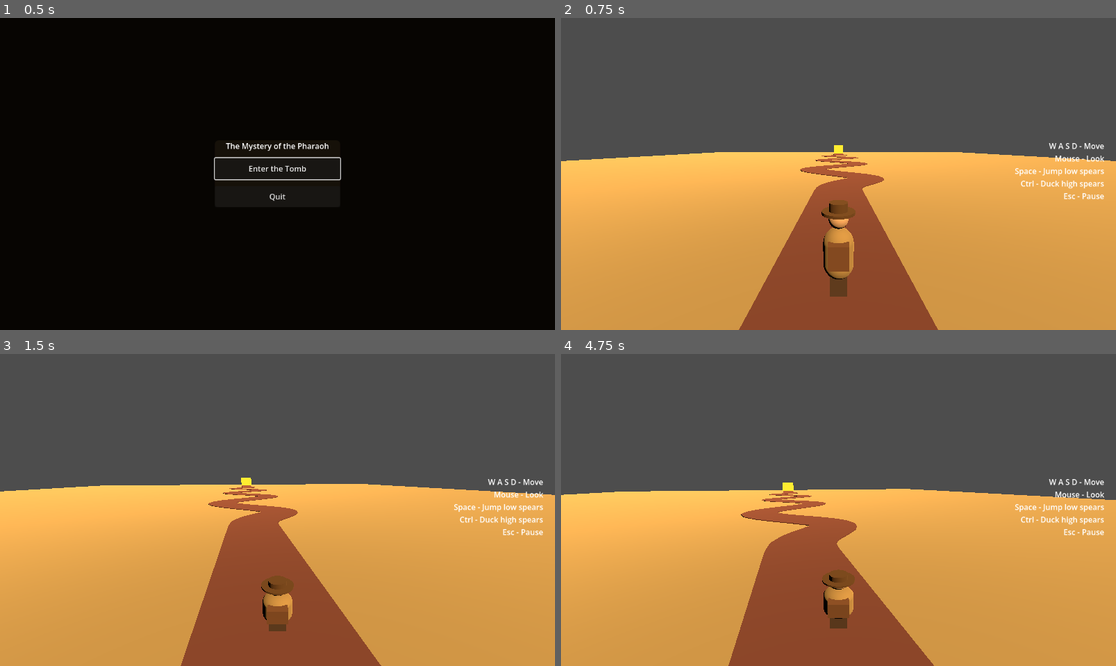
Above: before the commit, frames 1-4 (two rows, left to right).
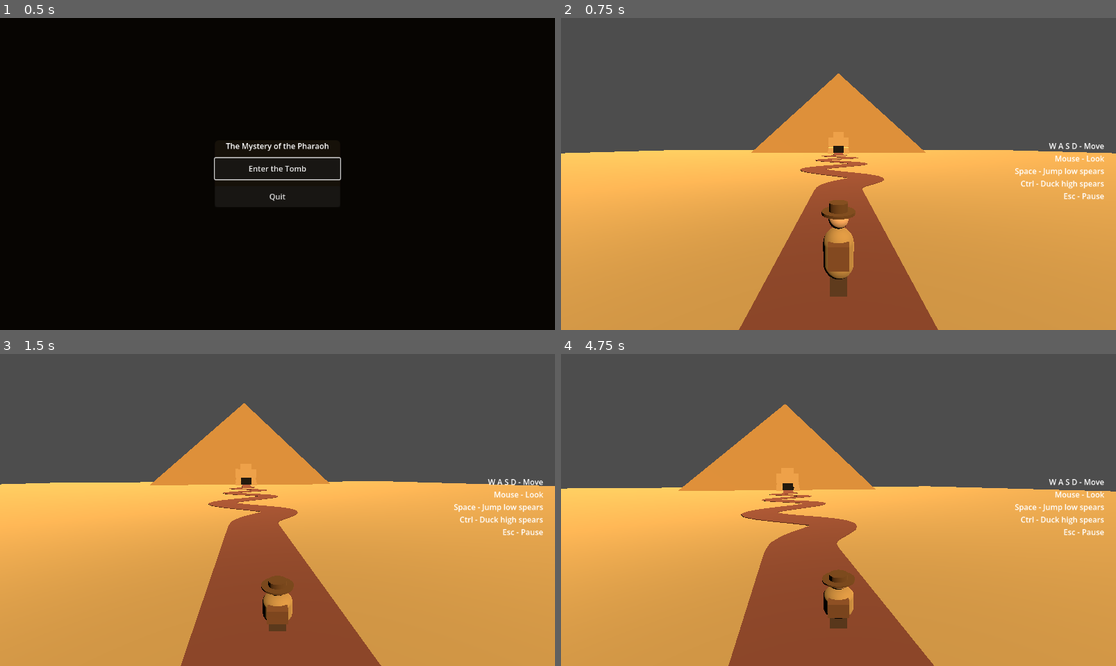
Above: after the commit, the same moments.

Repository: AnubisGott/The-Mystery-of-the-Pharaoh
Game: Godot game, scene res://main/main.tscn
The game is run twice, just before and just after one commit, with the same random seed, the same clock (stepped at 60 frames per second) and the same inputs.
Inputs (mouse positions are in pixels of both pictures, inside the frame that each line leads up to):
- Up to frame 1 (0.5 s): no input
- Up to frame 2 (0.75 s): click "Enter the Tomb" at 0.5 s
- Up to frame 3 (1.5 s): tap Enter at 1.25 s; move the mouse to (305, 510) at 1.27 s; hold W (move_forward) from 1.28 s (still down); hold Ctrl (duck) from 1.28 s (still down)
- Up to frame 4 (4.75 s): keep holding W (move_forward); tap Space (jump) at 1.52, 2.27, 3.77, 4.52 s; move the mouse to (810, 510) at 2.02 s; release Ctrl (duck) at 2.03 s; tap Ctrl (duck) at 2.1, 3.6 s; move the mouse to (849, 503) at 2.77 s; hold Ctrl (duck) 2.78-3.53 s; move the mouse to (832, 516) at 3.52 s; move the mouse to (877, 513) at 4.27 s; hold Ctrl (duck) from 4.28 s (still down)

Frame 1 is identical in both runs. In frame 2, 5.1% of the frame differs, in the area x 0-100%, y 17-47%; in frame 3, 5.4%; in frame 4, 6.0%, in the area x 0-100%, y 16-83%.

Commit message:
End the level between the legs of a sphinx before a pyramid
The golden gate is replaced by a primitive-built monument: a
large pyramid behind a sphinx whose front legs and paws frame
the entrance passage, with a dark doorway at its back. The path
was extended into the passage and the win zone moved inside it.
Sand plane enlarged so the pyramid stands on it.

Co-Authored-By: Claude Fable 5 <noreply@anthropic.com>

Diff:
--- a/levels/path.gd
+++ b/levels/path.gd
@@ -2,7 +2,7 @@
 
 const PATH_HALF_WIDTH: float = 1.5
 const START_Z: float = 30.0
-const END_Z: float = -40.0
+const END_Z: float = -45.0
 const AMPLITUDE: float = 3.0
 const WAVELENGTH: float = 15.0
 const SAMPLE_STEP: float = 1.0
--- a/levels/path.tscn
+++ b/levels/path.tscn
@@ -11,26 +11,55 @@
 [sub_resource type="StandardMaterial3D" id="StandardMaterial3D_path"]
 albedo_color = Color(0.5, 0.28, 0.24, 1)
 
-[sub_resource type="StandardMaterial3D" id="StandardMaterial3D_goal"]
-albedo_color = Color(1, 0.78, 0.2, 1)
-metallic = 0.6
-roughness = 0.3
-emission_enabled = true
-emission = Color(1, 0.7, 0.15, 1)
-emission_energy_multiplier = 1.2
+[sub_resource type="StandardMaterial3D" id="StandardMaterial3D_sphinx"]
+albedo_color = Color(0.93, 0.74, 0.48, 1)
+
+[sub_resource type="StandardMaterial3D" id="StandardMaterial3D_pyramid"]
+albedo_color = Color(0.87, 0.66, 0.38, 1)
+
+[sub_resource type="StandardMaterial3D" id="StandardMaterial3D_doorway"]
+albedo_color = Color(0.08, 0.06, 0.04, 1)
 
 [sub_resource type="BoxMesh" id="BoxMesh_sand"]
 material = SubResource("StandardMaterial3D_sand")
-size = Vector3(100, 0.25, 100)
+size = Vector3(200, 0.25, 200)
 
 [sub_resource type="BoxShape3D" id="BoxShape3D_sand"]
-size = Vector3(100, 0.25, 100)
+size = Vector3(200, 0.25, 200)
 
 [sub_resource type="Curve3D" id="Curve3D_track"]
 
-[sub_resource type="BoxMesh" id="BoxMesh_goal"]
-material = SubResource("StandardMaterial3D_goal")
-size = Vector3(3.4, 2.8, 0.4)
+[sub_resource type="PrismMesh" id="PrismMesh_pyramid"]
+material = SubResource("StandardMaterial3D_pyramid")
+size = Vector3(70, 30, 45)
+
+[sub_resource type="BoxMesh" id="BoxMesh_leg"]
+material = SubResource("StandardMaterial3D_sphinx")
+size = Vector3(1.7, 2, 5)
+
+[sub_resource type="BoxMesh" id="BoxMesh_paw"]
+material = SubResource("StandardMaterial3D_sphinx")
+size = Vector3(1.9, 1, 1.6)
+
+[sub_resource type="BoxMesh" id="BoxMesh_chest"]
+material = SubResource("StandardMaterial3D_sphinx")
+size = Vector3(7.4, 3.2, 3.5)
+
+[sub_resource type="BoxMesh" id="BoxMesh_rear"]
+material = SubResource("StandardMaterial3D_sphinx")
+size = Vector3(7.4, 5, 4)
+
+[sub_resource type="BoxMesh" id="BoxMesh_head"]
+material = SubResource("StandardMaterial3D_sphinx")
+size = Vector3(2.4, 2.4, 2)
+
+[sub_resource type="BoxMesh" id="BoxMesh_nemes"]
+material = SubResource("StandardMaterial3D_sphinx")
+size = Vector3(4.2, 2.2, 0.7)
+
+[sub_resource type="BoxMesh" id="BoxMesh_doorway"]
+material = SubResource("StandardMaterial3D_doorway")
+size = Vector3(3.8, 2.6, 0.2)
 
 [sub_resource type="BoxShape3D" id="BoxShape3D_goalzone"]
 size = Vector3(3.4, 2.5, 0.6)
@@ -65,12 +94,50 @@
 path_interval = 0.5
 material = SubResource("StandardMaterial3D_path")
 
-[node name="GoalGate" type="MeshInstance3D" parent="."]
-transform = Transform3D(1, 0, 0, 0, 1, 0, 0, 0, 1, 0, 1.4, -41)
-mesh = SubResource("BoxMesh_goal")
+[node name="Monument" type="Node3D" parent="."]
+
+[node name="Pyramid" type="MeshInstance3D" parent="Monument"]
+transform = Transform3D(1, 0, 0, 0, 1, 0, 0, 0, 1, 0, 15, -72)
+mesh = SubResource("PrismMesh_pyramid")
+
+[node name="LeftLeg" type="MeshInstance3D" parent="Monument"]
+transform = Transform3D(1, 0, 0, 0, 1, 0, 0, 0, 1, -2.8, 1, -44.5)
+mesh = SubResource("BoxMesh_leg")
+
+[node name="RightLeg" type="MeshInstance3D" parent="Monument"]
+transform = Transform3D(1, 0, 0, 0, 1, 0, 0, 0, 1, 2.8, 1, -44.5)
+mesh = SubResource("BoxMesh_leg")
+
+[node name="LeftPaw" type="MeshInstance3D" parent="Monument"]
+transform = Transform3D(1, 0, 0, 0, 1, 0, 0, 0, 1, -2.8, 0.5, -41.7)
+mesh = SubResource("BoxMesh_paw")
+
+[node name="RightPaw" type="MeshInstance3D" parent="Monument"]
+transform = Transform3D(1, 0, 0, 0, 1, 0, 0, 0, 1, 2.8, 0.5, -41.7)
+mesh = SubResource("BoxMesh_paw")
+
+[node name="Chest" type="MeshInstance3D" parent="Monument"]
+transform = Transform3D(1, 0, 0, 0, 1, 0, 0, 0, 1, 0, 4.2, -45.5)
+mesh = SubResource("BoxMesh_chest")
+
+[node name="RearBody" type="MeshInstance3D" parent="Monument"]
+transform = Transform3D(1, 0, 0, 0, 1, 0, 0, 0, 1, 0, 2.5, -49.5)
+mesh = SubResource("BoxMesh_rear")
+
+[node name="Head" type="MeshInstance3D" parent="Monument"]
+transform = Transform3D(1, 0, 0, 0, 1, 0, 0, 0, 1, 0, 6.6, -46.2)
+mesh = SubResource("BoxMesh_head")
+
+[node name="Nemes" type="MeshInstance3D" parent="Monument"]
+transform = Transform3D(1, 0, 0, 0, 1, 0, 0, 0, 1, 0, 6.8, -47.4)
+mesh = SubResource("BoxMesh_nemes")
+
+[node name="Doorway" type="MeshInstance3D" parent="Monument"]
+transform = Transform3D(1, 0, 0, 0, 1, 0, 0, 0, 1, 0, 1.3, -47.35)
+mesh = SubResource("BoxMesh_doorway")
 
 [node name="WinZone" type="Area3D" parent="."]
-transform = Transform3D(1, 0, 0, 0, 1, 0, 0, 0, 1, 0, 1.2, -40.4)
+transform = Transform3D(1, 0, 0, 0, 1, 0, 0, 0, 1, 0, 1.2, -45)
 script = ExtResource("2")
 
 [node name="CollisionShape3D" type="CollisionShape3D" parent="WinZone"]
Not shown: 1 places in levels/path.tscn that only renumber resources
Not shown, changed: README.md
